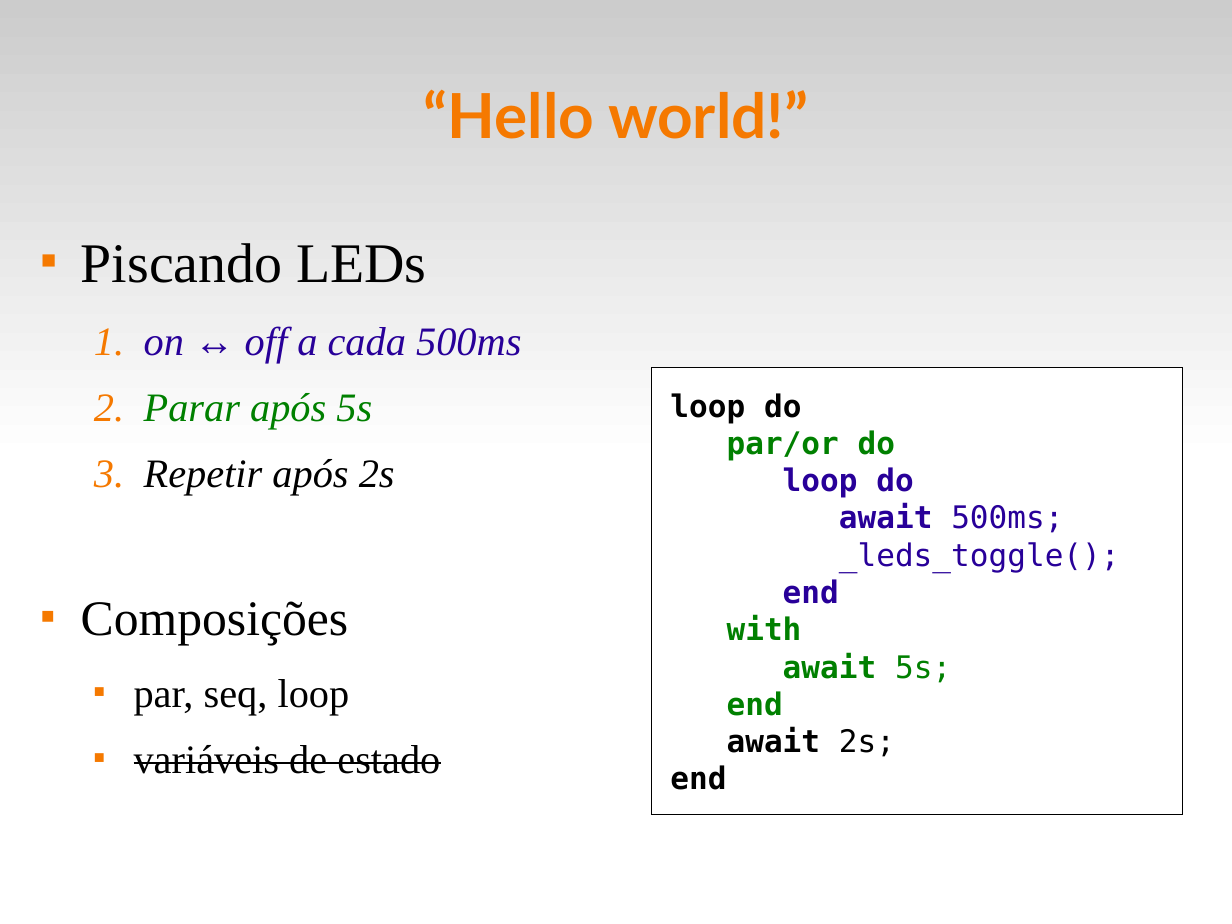
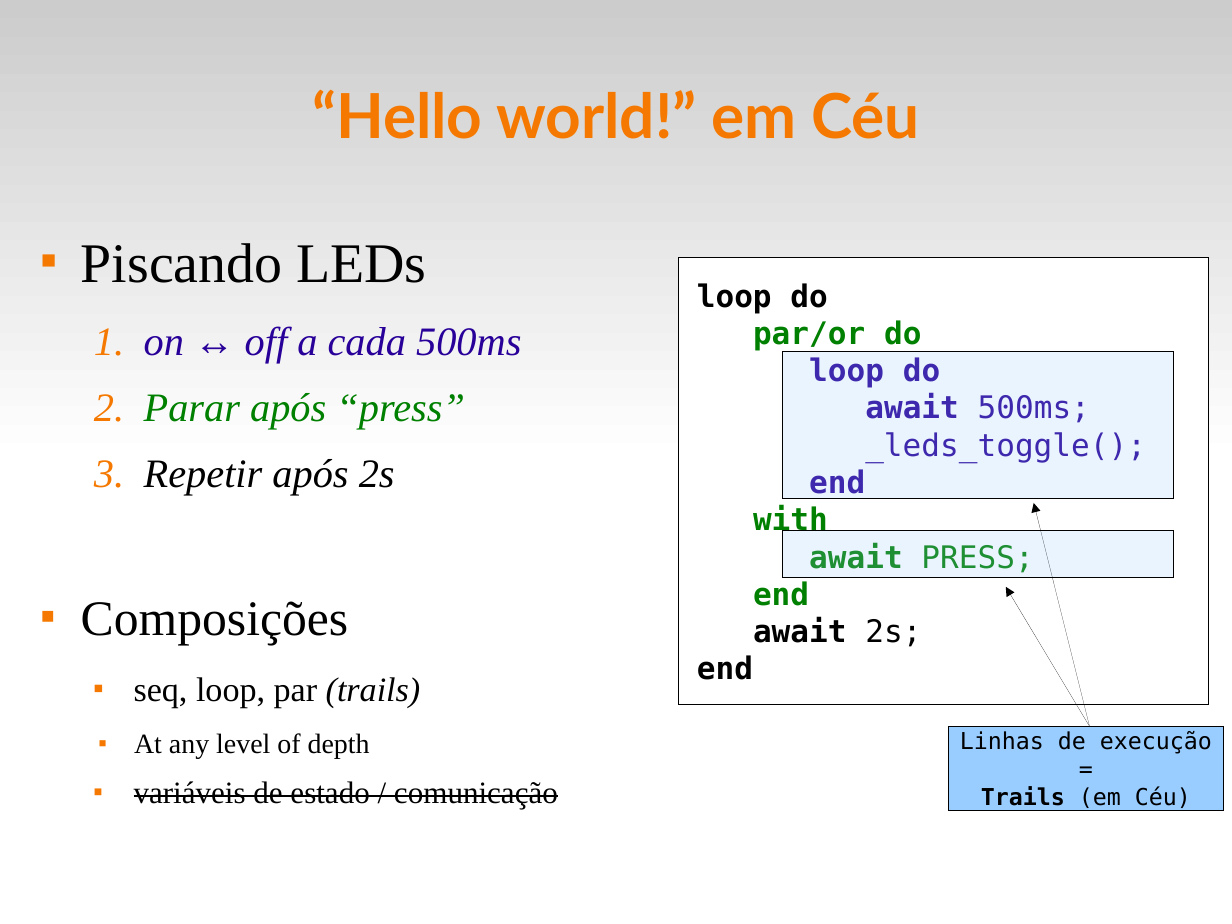
Before and after one commit to fsantanna-uerj/reativos, a slide deck: slide 2 of slides/05_ceu.odp. Drawn at 1232x924 pixels with LibreOffice and Linux fonts; fonts in the diff are those of the drawing. Boxes give left, top, right and bottom in pixels: in the first picture for what was removed or moved away, otherwise in the second. Text is boxed around its words. In the diff, an @@ line names an element or a change of style, - is before the commit and + after.

Commit message:
(>) slides

```diff
--- a/slides/05_ceu.odp
+++ b/slides/05_ceu.odp
@@ title at box(312, 89, 920, 139): text changed @@
-“Hello world!”
+“Hello world!” em Céu
@@ rectangle "loop do": place and size @@
-rectangle "loop do" at box(652, 368, 1183, 815)
+rectangle "loop do" at box(679, 257, 1210, 704)
@@ rectangle added at box(783, 351, 1174, 499), fill #99CCFF at 20% opacity, outline #000000 0 pt @@
@@ text at box(144, 393, 465, 430): text changed @@
-  2. Parar após 5s
+  2. Parar após “press”
@@ arrow added from (1090, 727) to (1034, 503), #000000 0 pt @@
@@ rectangle added at box(783, 531, 1174, 578), fill #99CCFF at 20% opacity, outline #000000 0 pt @@
@@ text in rectangle at box(809, 542, 1033, 573): text changed; bold off @@
-await 5s;
+await PRESS;
@@ arrow added from (1090, 727) to (1006, 587), #000000 0 pt @@
@@ text at box(134, 677, 558, 809): text changed; size 26 to 20 pt @@
-  ■ par, seq, loop
-  ■ variáveis de estado
+  ■ seq, loop, par (trails)
+    ■ At any level of depth
+  ■ variáveis de estado / comunicação
@@ rectangle added at box(949, 727, 1224, 811), fill #99CCFF, outline #000000 0 pt, 15 pt, text #000000 @@
+Linhas de execução
+=
+Trails (em Céu)
```
Also in this commit, not shown: 8 other slides changed, 10 slides added, 7 other files.
